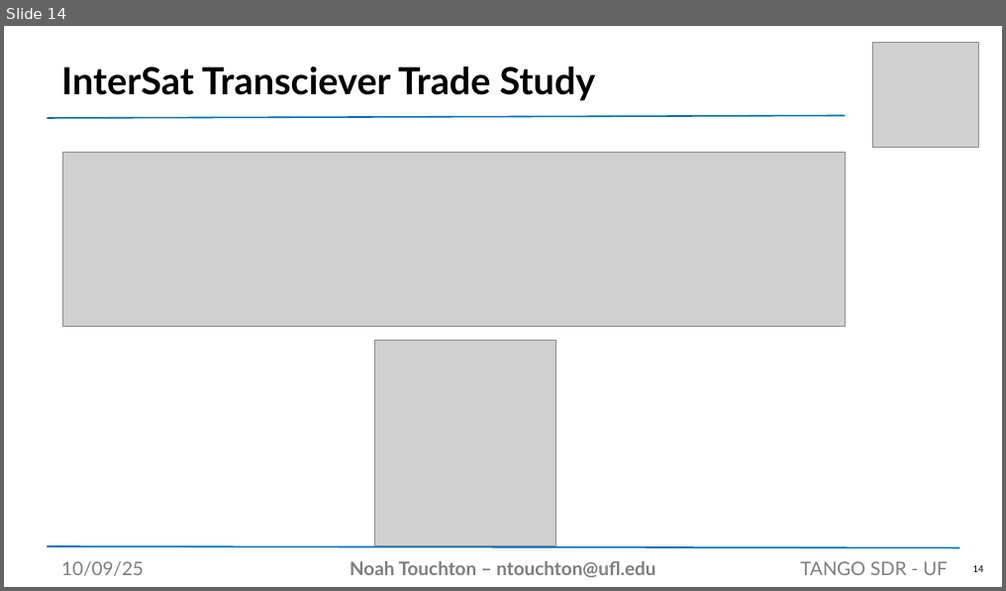
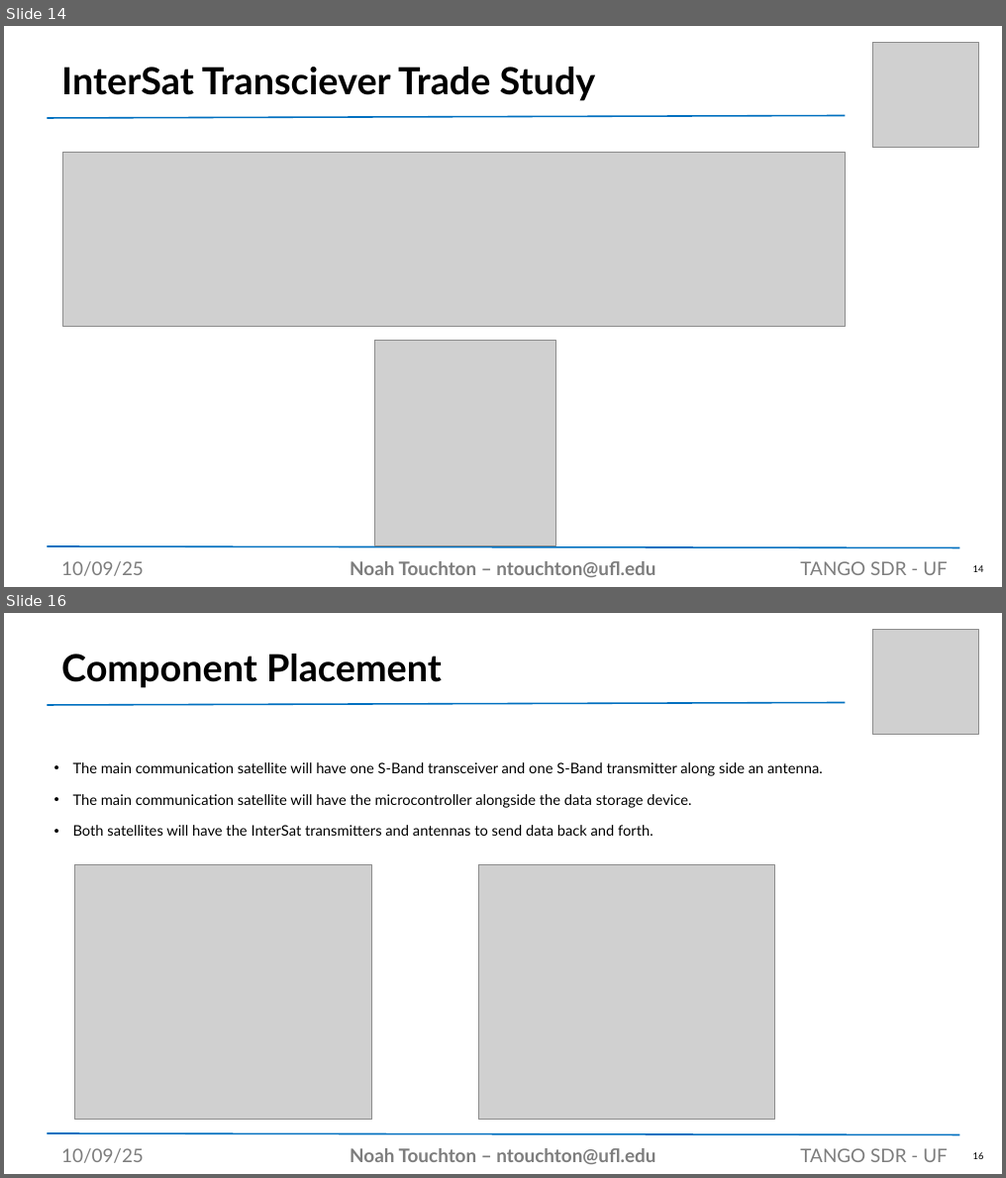
Before and after one commit to noahtouchton/School, a slide deck: Fall 2025/Aero Design 1/PowerPoint/SDR Presentation Template.pptx. Shown one above the other, each under a label of ours: slide 14 before the commit, slides 14 and 16 after it; the slides between them are not shown. The pictures are 1006x591 and 1006x1178 pixels, drawn with LibreOffice and Linux fonts; fonts in the diff are those of the drawing; grey boxes stand for pictures. Boxes give left, top, right and bottom in pixels: in the first picture for what was removed or moved away, otherwise in the second. Text is boxed around its words. In the diff, an @@ line names an element or a change of style, - is before the commit and + after.

```diff
--- a/Fall 2025/Aero Design 1/PowerPoint/SDR Presentation Template.pptx
+++ b/Fall 2025/Aero Design 1/PowerPoint/SDR Presentation Template.pptx
@@ slide 16 added at bbox=[4, 613, 1002, 1174], background #FFFFFF @@
@@ picture added at bbox=[872, 629, 979, 735] @@
@@ title added at bbox=[61, 654, 442, 688], 36 pt, text #000000, bold @@
+Component Placement
@@ line added from (48, 705) to (846, 703), #0070C0 1.5 pt @@
@@ text added at bbox=[73, 762, 823, 836], 14 pt, text #000000 @@
+• The main communication satellite will have one S-Band transceiver and one S-Band transmitter along side an antenna.
+• The main communication satellite will have the microcontroller alongside the data storage device.
+• Both satellites will have the InterSat transmitters and antennas to send data back and forth.
@@ picture added at bbox=[75, 865, 372, 1120] @@
@@ picture added at bbox=[478, 865, 774, 1120] @@
@@ line added from (48, 1134) to (960, 1136), #0070C0 1.5 pt @@
@@ text added at bbox=[61, 1149, 144, 1163], 18 pt, text #7D7D7D @@
+10/09/25
@@ text added at bbox=[350, 1149, 655, 1164], 18 pt, text #7D7D7D, bold @@
+Noah Touchton – ntouchton@ufl.edu
@@ text added at bbox=[800, 1149, 947, 1162], 18 pt, text #7D7D7D @@
+TANGO SDR - UF
@@ page number added at bbox=[973, 1153, 984, 1159], 9 pt, text #000000 @@
+16
```
Also in this commit, not shown: 6 slides changed, 18 other slides added, 2 slides removed, 5 other files.
